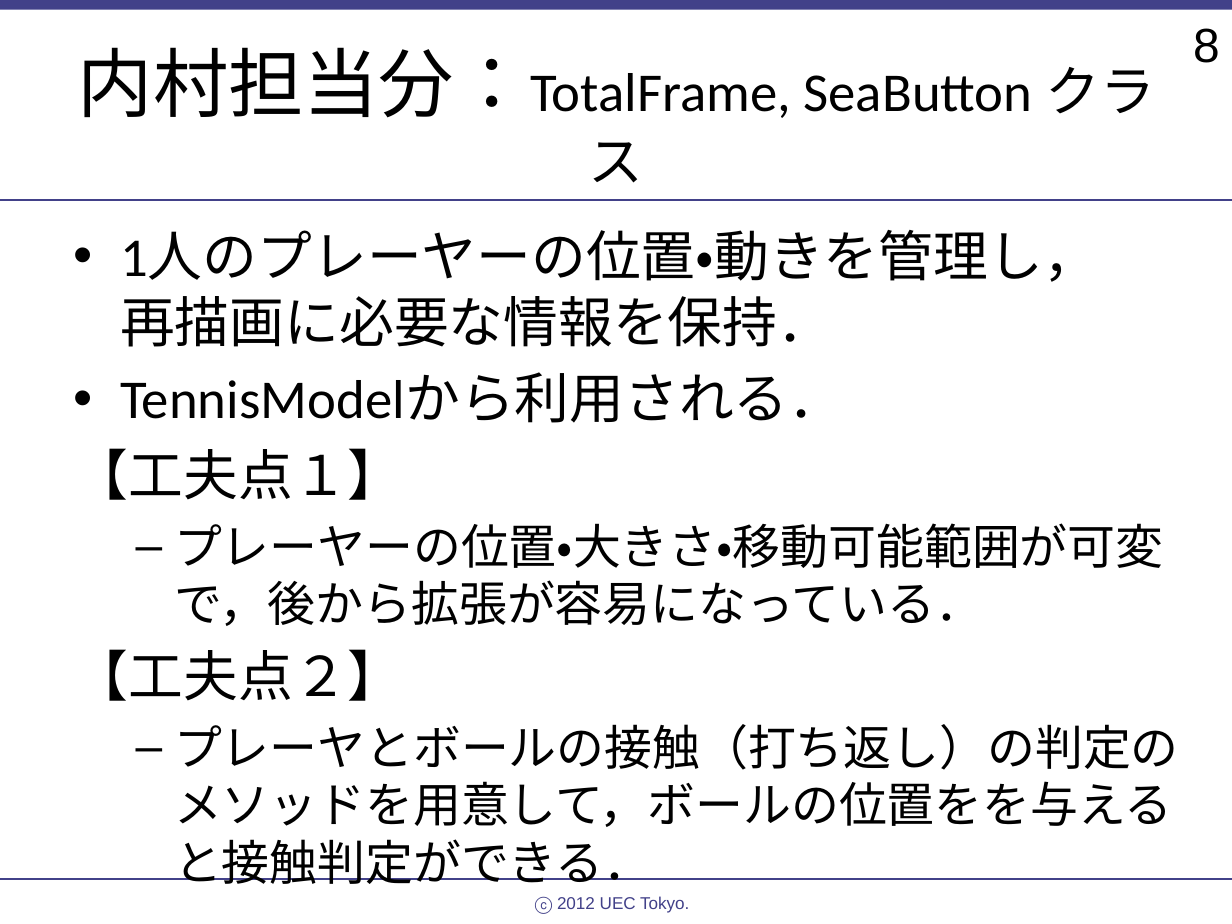
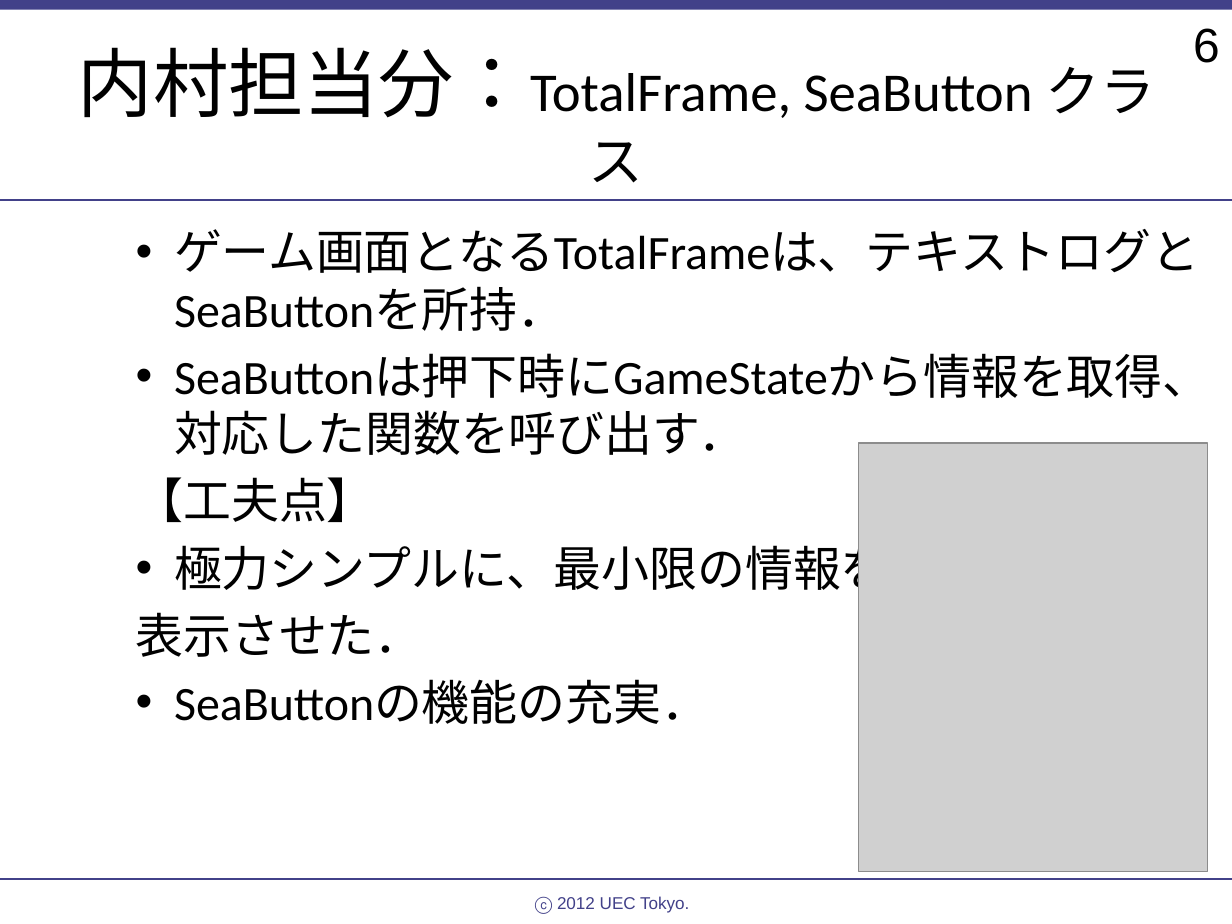
Before and after one commit to KAki3011/groupprog, a slide deck: slide 6 of group12.ppt (slide 8 before the commit). Drawn at 1232x924 pixels with LibreOffice and Linux fonts; fonts in the diff are those of the drawing; grey boxes stand for pictures; background and template pictures are left out. Boxes give left, top, right and bottom in pixels: in the first picture for what was removed or moved away, otherwise in the second. Text is boxed around its words. In the diff, an @@ line names an element or a change of style, - is before the commit and + after.

```diff
--- a/group12.ppt
+++ b/group12.ppt
@@ page number at (x1=1193, y1=28, x2=1220, y2=63): text changed @@
-8
+6
@@ text at (x1=136, y1=229, x2=1210, y2=724): text changed @@
-• 1人のプレーヤーの位置・動きを管理し，
-  再描画に必要な情報を保持．
-• TennisModelから利用される．
-【工夫点１】
-  – プレーヤーの位置・大きさ・移動可能範囲が可変で，後から拡張が容易になっている．
-【工夫点２】
-  – プレーヤとボールの接触（打ち返し）の判定のメソッドを用意して，ボールの位置をを与えると接触判定ができる．
+  • ゲーム画面となるTotalFrameは、テキストログとSeaButtonを所持．
+  • SeaButtonは押下時にGameStateから情報を取得、対応した関数を呼び出す．
+  【工夫点】
+  • 極力シンプルに、最小限の情報を
+  表示させた．
+  • SeaButtonの機能の充実．
@@ picture added at (x1=859, y1=444, x2=1207, y2=872) @@
```
Also in this commit, not shown: 2 other slides changed, 2 slides removed, 10 other files.
